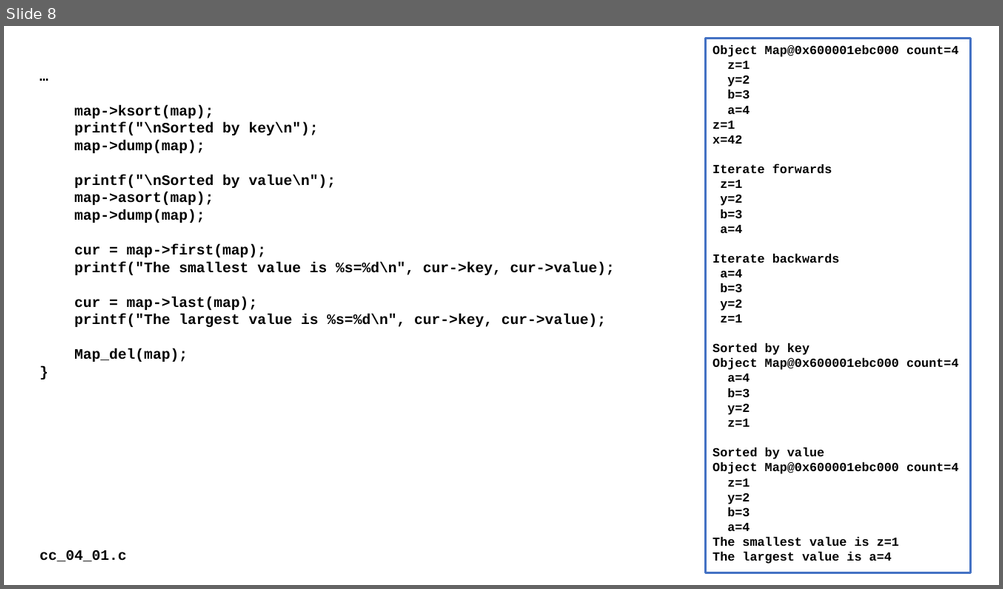
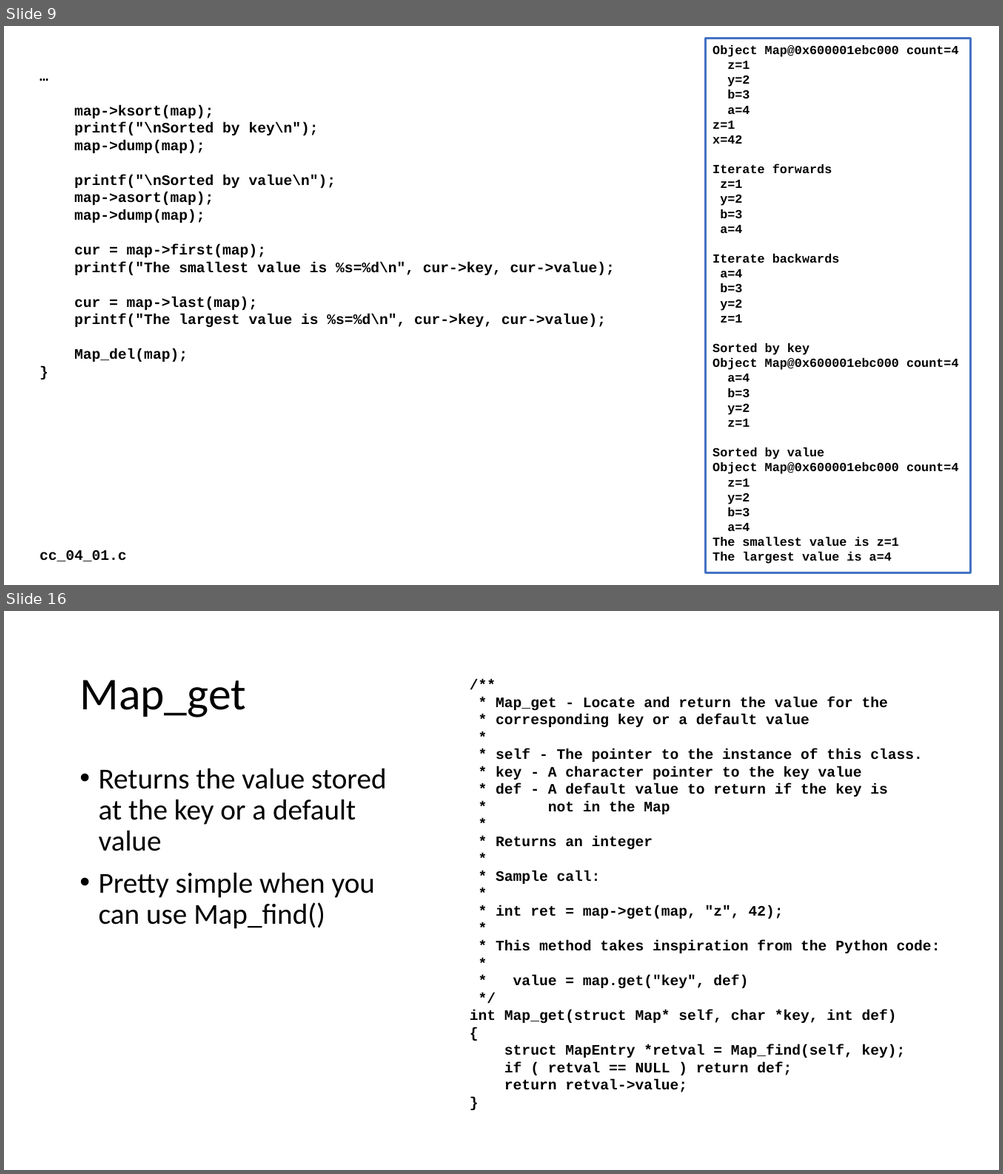
Before and after one commit to csev/cc4e, a slide deck: lectures/CC-04-Data-Structure.pptx. Shown one above the other, each under a label of ours: slide 8 before the commit, slides 9 and 16 after it; the slides between them are not shown. The pictures are 1003x589 and 1003x1174 pixels, drawn with LibreOffice and Linux fonts; fonts in the diff are those of the drawing. Boxes give left, top, right and bottom in pixels: in the first picture for what was removed or moved away, otherwise in the second. Text is boxed around its words. In the diff, an @@ line names an element or a change of style, - is before the commit and + after.

```diff
--- a/lectures/CC-04-Data-Structure.pptx
+++ b/lectures/CC-04-Data-Structure.pptx
@@ slide 16 added at (x1=4, y1=611, x2=999, y2=1170), background #FFFFFF @@
@@ title added at (x1=79, y1=680, x2=246, y2=718), 44 pt, text #000000 @@
+Map_get
@@ text added at (x1=469, y1=697, x2=940, y2=1093), 14 pt, text #000000, bold @@
+/**
+* Map_get - Locate and return the value for the
+* corresponding key or a default value
+*
+* self - The pointer to the instance of this class.
+* key - A character pointer to the key value
+* def - A default value to return if the key is
+* not in the Map
+*
+* Returns an integer
+*
+* Sample call:
+*
+* int ret = map->get(map, "z", 42);
+*
+* This method takes inspiration from the Python code:
+*
+* value = map.get("key", def)
+*/
+int Map_get(struct Map* self, char *key, int def)
+{
+struct MapEntry *retval = Map_find(self, key);
+if ( retval == NULL ) return def;
+return retval->value;
+}
@@ text added at (x1=99, y1=768, x2=386, y2=929), 28 pt, text #000000 @@
+• Returns the value stored at the key or a default value
+• Pretty simple when you can use Map_find()
@@ what was slide 8 is now slide 9 @@
```
Also in this commit, not shown: 3 slides changed, 13 other slides added.
